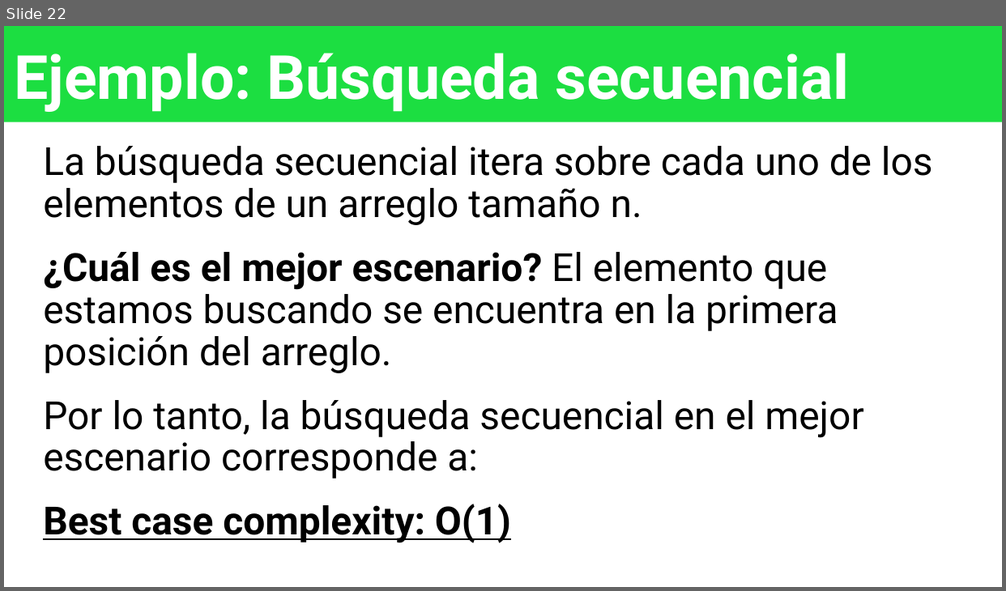
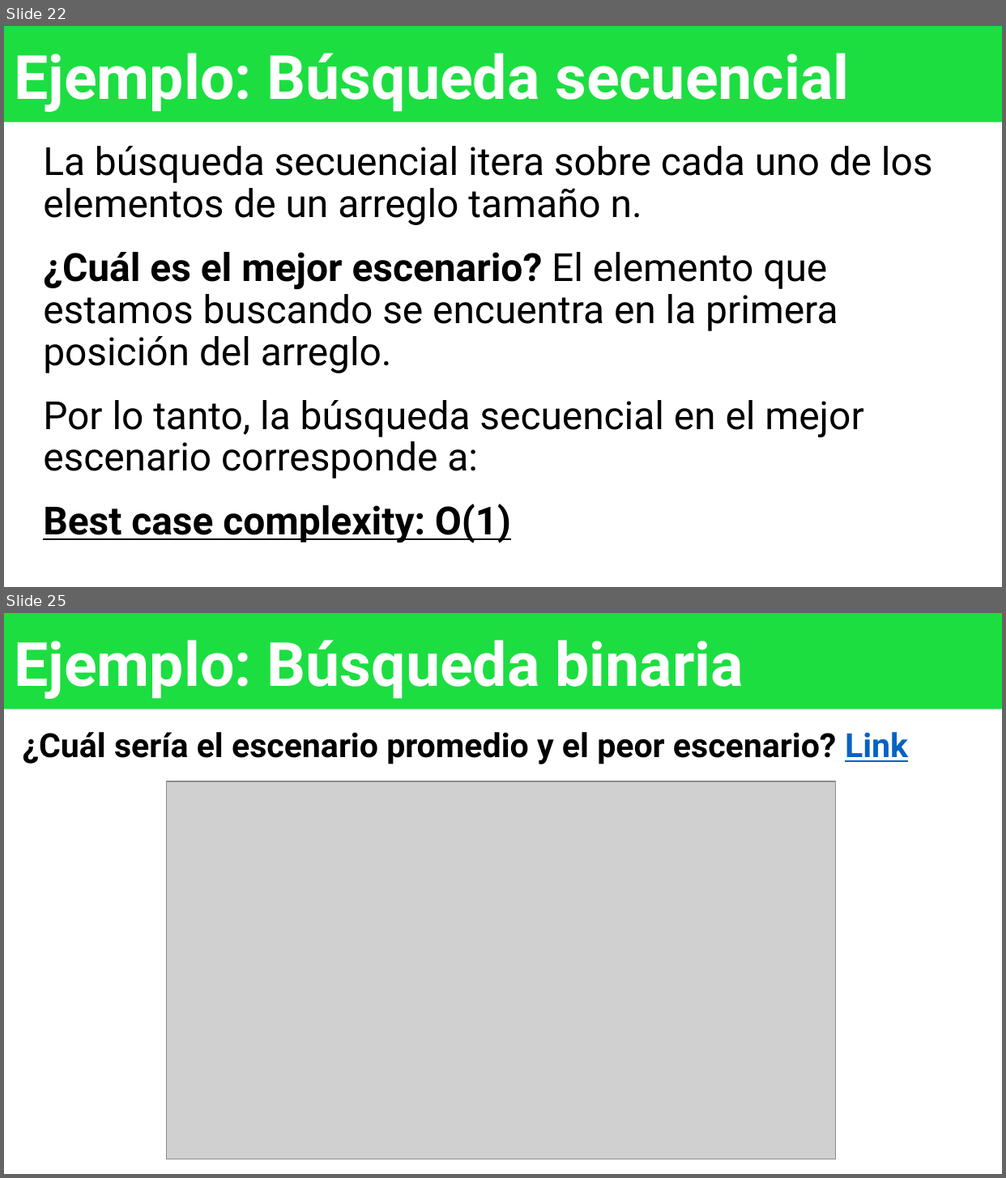
Before and after one commit to OMardil/INFO2_2021, a slide deck: H02_Big_O/01 Presentacion/H02_PPT_Análisis de Algoritmos.pptx. Shown one above the other, each under a label of ours: slide 22 before the commit, slides 22 and 25 after it; the slides between them are not shown. The pictures are 1006x591 and 1006x1178 pixels, drawn with LibreOffice and Linux fonts; fonts in the diff are those of the drawing; grey boxes stand for pictures. Boxes give left, top, right and bottom in pixels: in the first picture for what was removed or moved away, otherwise in the second. Text is boxed around its words. In the diff, an @@ line names an element or a change of style, - is before the commit and + after.

```diff
--- a/H02_Big_O/01 Presentacion/H02_PPT_Análisis de Algoritmos.pptx
+++ b/H02_Big_O/01 Presentacion/H02_PPT_Análisis de Algoritmos.pptx
@@ slide 25 added at (x1=4, y1=613, x2=1002, y2=1174), background #FFFFFF @@
@@ title added at (x1=4, y1=613, x2=1002, y2=709), fill #1CDE41, 44 pt, text #FFFFFF, bold @@
+Ejemplo: Búsqueda binaria
@@ text added at (x1=23, y1=732, x2=908, y2=764), 24 pt, text #000000, bold @@
+¿Cuál sería el escenario promedio y el peor escenario? Link
@@ picture added at (x1=166, y1=781, x2=835, y2=1160) @@
```
Also in this commit, not shown: 4 slides changed, 1 other file.
